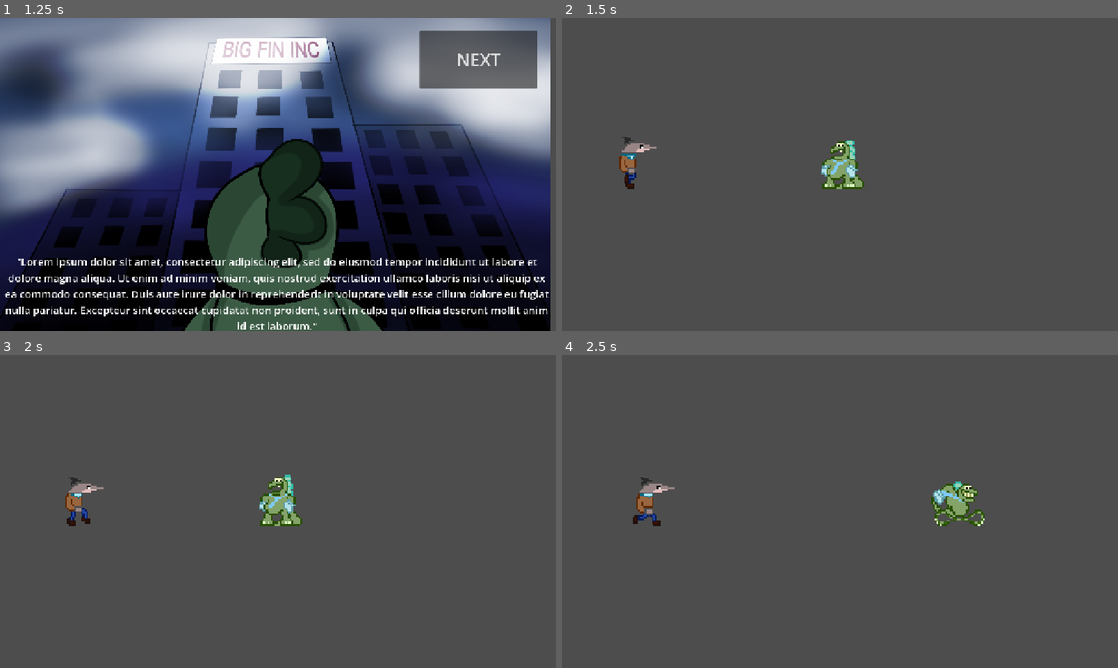
Above: before the commit, frames 1-4 (two rows, left to right).
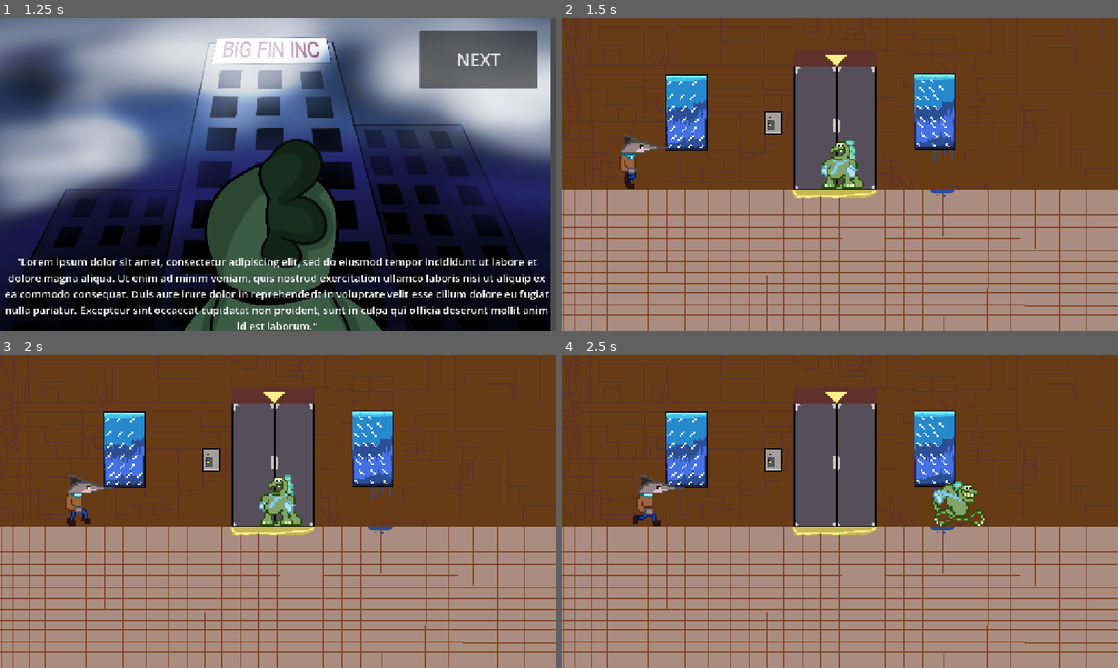
Above: after the commit, the same moments.

Repository: MikeyPerrozzi/Going-Down-
Game: Godot game, scene res://scenes/title screen.tscn
The game is run twice, just before and just after one commit, with the same random seed, the same clock (stepped at 60 frames per second) and the same inputs.
Inputs:
- Up to frame 1 (1.25 s): click "BEGIN" at 0.5 s
- Up to frame 2 (1.5 s): click "NEXT" at 1.25 s
- Up to frame 3 (2 s): no input
- Up to frame 4 (2.5 s): hold D (move_right) from 2.03 s (still down)

Frame 1 is identical in both runs. In frame 2, 94% of the frame differs, in the area x 0-100%, y 0-100%; in frame 3, 94%; in frame 4, 93%.

Commit message:
elevator image

Diff:
--- a/going-down--/scenes/game.tscn
+++ b/going-down--/scenes/game.tscn
@@ -3,6 +3,7 @@
 [ext_resource type="PackedScene" uid="uid://xrw4bwmvrwfa" path="res://scenes/player.tscn" id="1_uwrxv"]
 [ext_resource type="Script" uid="uid://brqubudb5jai6" path="res://scripts/game.gd" id="1_yqjtg"]
 [ext_resource type="PackedScene" uid="uid://4i80d2psqmtc" path="res://scenes/swordfish_enemy.tscn" id="3_lnu2h"]
+[ext_resource type="Texture2D" uid="uid://xgv6bv12cxek" path="res://assets/elevatorproject.png" id="4_lbhrr"]
 
 [sub_resource type="WorldBoundaryShape2D" id="WorldBoundaryShape2D_g4v7s"]
 
@@ -43,5 +44,11 @@
 [node name="swordfish_enemy" parent="." unique_id=616288120 instance=ExtResource("3_lnu2h")]
 position = Vector2(-171, 27)
 
+[node name="Elevatorproject" type="Sprite2D" parent="." unique_id=1852692344]
+z_index = -1
+position = Vector2(-55, 38)
+scale = Vector2(0.25972214, 0.25972217)
+texture = ExtResource("4_lbhrr")
+
 [connection signal="timeout" from="Timer" to="." method="_on_timer_timeout"]
 [connection signal="timeout" from="Timer" to="Player" method="_on_timer_timeout"]
Binary file added: going-down--/assets/elevatorproject.png
Not shown, added: going-down--/assets/elevatorproject.png.import
